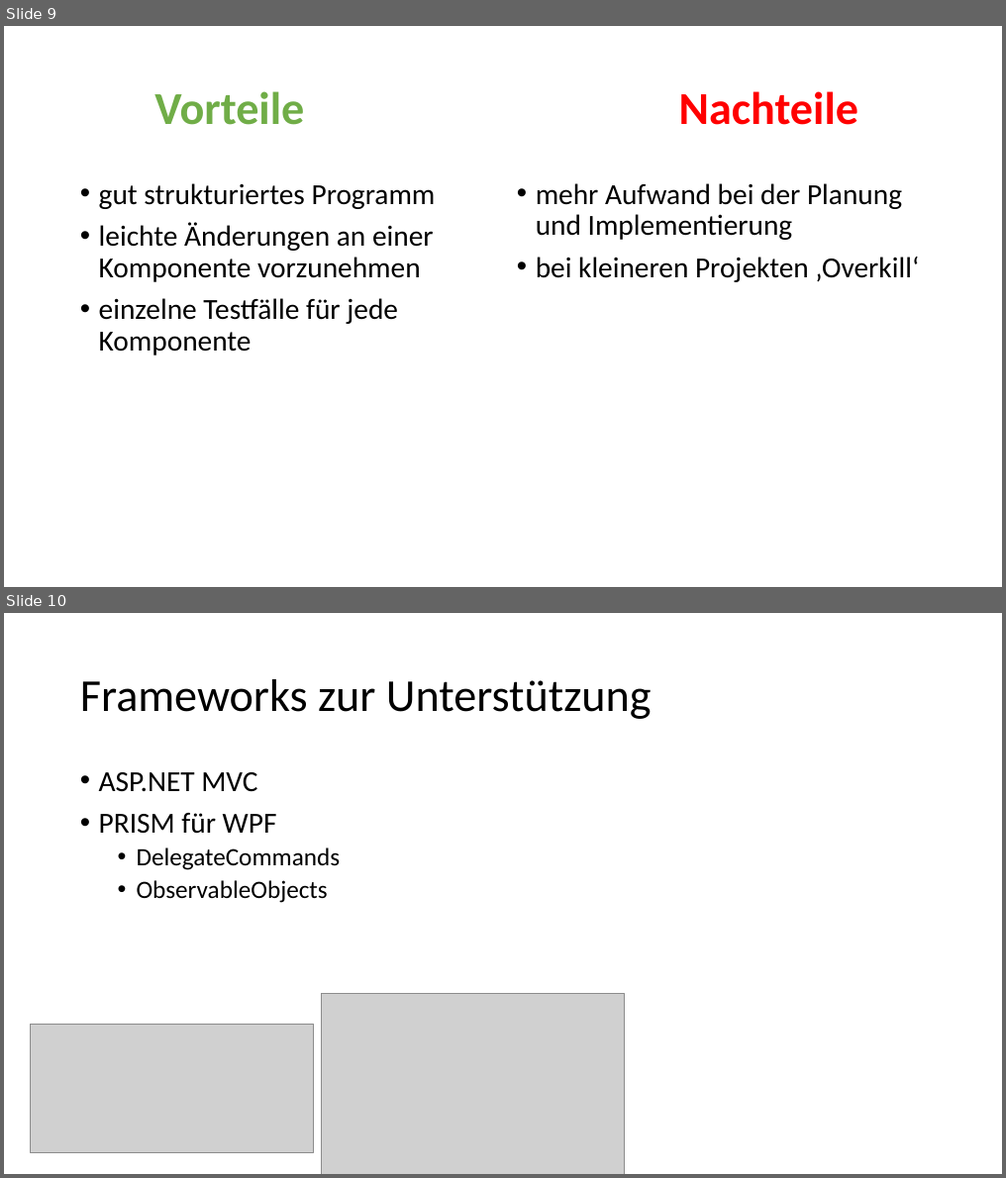
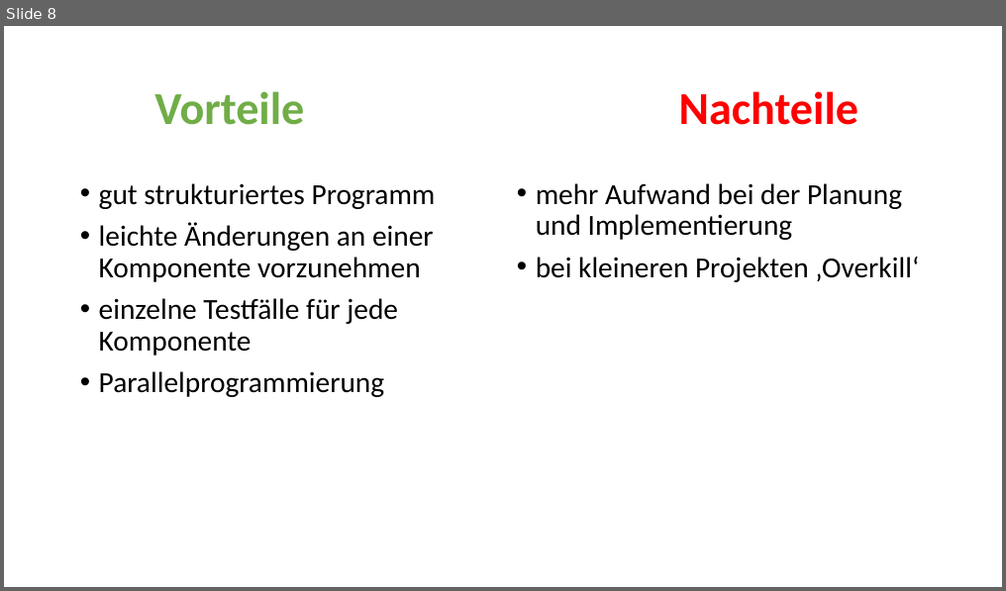
Before and after one commit to brandart/mvc_presentation, a slide deck: doc/Brandstetter_MVC_02.pptx. Shown one above the other, each under a label of ours: slides 9 and 10 before the commit, slide 8 after it. The pictures are 1006x1178 and 1006x591 pixels, drawn with LibreOffice and Linux fonts; fonts in the diff are those of the drawing; grey boxes stand for pictures; background and template pictures are left out. Boxes give left, top, right and bottom in pixels: in the first picture for what was removed or moved away, otherwise in the second. Text is boxed around its words. In the diff, an @@ line names an element or a change of style, - is before the commit and + after.

```diff
--- a/doc/Brandstetter_MVC_02.pptx
+++ b/doc/Brandstetter_MVC_02.pptx
@@ slide 10 removed at [4,613,1002,1174], background #FFFFFF @@
@@ title removed at [80,679,651,719] @@
-Frameworks zur Unterstützung
@@ text removed at [99,772,341,903] @@
-• ASP.NET MVC
-• PRISM für WPF
-  • DelegateCommands
-  • ObservableObjects
@@ picture removed at [322,993,624,1174] @@
@@ picture removed at [30,1024,313,1154] @@
@@ what was slide 9 is now slide 8 @@
@@ slide 8 changed as well @@
@@ text at [99,372,384,397]: paragraph added @@
+• Parallelprogrammierung
```
Also in this commit, not shown: 6 other slides changed, 9 slides added, 3 other slides removed, 7 other files.
